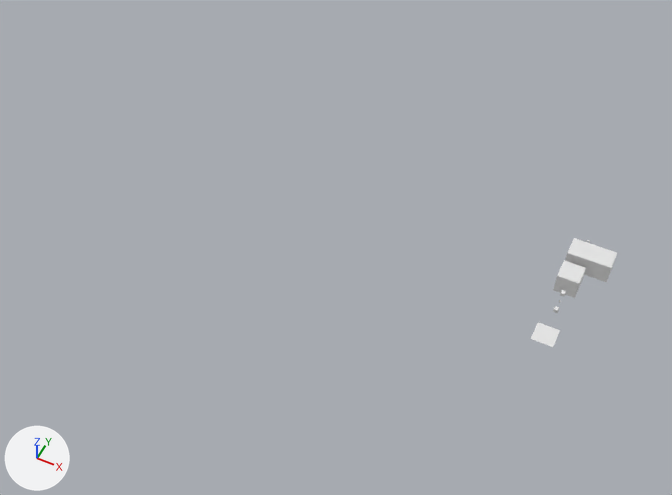
The FBX model Assets/Meshes/Meshes.fbx, before and after one commit.
Rendered twice from a 50 mm camera at (2.6, -27.4, 31.7) aimed at (-11.7, 1.2, -4.0). The axes (+X, +Y, +Z) are drawn at lower left. The lights are the same throughout. Where no turn or scale is listed for an object, it has been applied to the vertices.

In view in the first picture: 'LavaBox', 'Plane', 'RoadBox'.
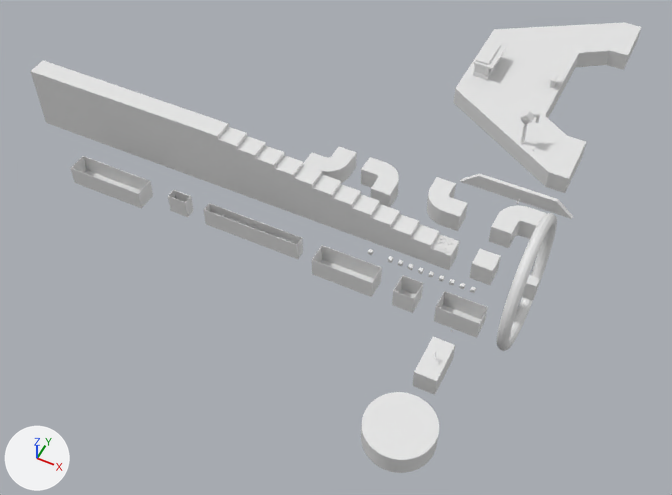
Where the newer file only moved an object's origin or applied its transform, the numbers keep the older frame.

Boxes (x1, y1, x2, y2) around the edits, measured in the pictures (672 x 495 px):
'Finish', added
    after: (31, 60, 459, 270)
'ZapravkaForward', added
    after: (454, 22, 641, 193)
'Cylinder', added
    after: (361, 392, 439, 473)
'Torus', added
    after: (497, 213, 557, 351)
'CubeLava4', added
    after: (71, 156, 153, 208)
'CubeLava2.003', added
    after: (204, 203, 303, 259)
'CubeLava3', added
    after: (312, 245, 382, 297)
'CubeLava2', added
    after: (434, 291, 488, 338)
'Tramplin', added
    after: (460, 174, 573, 219)
'ForwardToRight', added
    after: (489, 206, 546, 248)
'FlagRoad', added
    after: (412, 337, 455, 395)
'LeftToForward', added
    after: (427, 177, 468, 231)
'LavaBox', deleted
    before: (565, 238, 617, 282)
'ForwardToLeft', added
    after: (361, 157, 399, 207)
'RightToForward', added
    after: (303, 146, 357, 183)
'ZapravkaEnvironment', added
    after: (473, 41, 561, 144)
'CubeLava1', added
    after: (392, 275, 423, 313)
'CubeRoad', added
    after: (469, 249, 501, 285)
'RoadBox', deleted
    before: (553, 260, 586, 298)
'CubeLava2.004', added
    after: (168, 190, 194, 217)
'Plane', deleted
    before: (531, 322, 560, 347)
'CubeRoad.002', added
    after: (521, 275, 540, 301)
'ZapravkaCube', added
    after: (520, 110, 535, 124)

The change, as a list of edits to the scene's bpy script:
```text
Remove ob_lavabox:
    ob_lavabox = bpy.data.objects.new('LavaBox', me_cube_005)
Remove ob_roadbox:
    ob_roadbox = bpy.data.objects.new('RoadBox', me_cube_001)
Remove ob_plane:
    ob_plane = bpy.data.objects.new('Plane', me_plane)
Add ob_forwardtoleft:
    ob_forwardtoleft = bpy.data.objects.new('ForwardToLeft', me_cube_007)  # 488 vertices, 486 faces; spans x -1.49..0.5, y 0.0..2.0, z -0.5..0.5
    ob_forwardtoleft.location = (-9.71, 1.96, -0.32)
Add ob_cubelava3:
    ob_cubelava3 = bpy.data.objects.new('CubeLava3', me_cube_038)  # 16 vertices, 14 faces; spans x -3.0..0.0, y -0.5..0.5, z -0.5..0.5
    ob_cubelava3.location = (-7.66, -2.83, -0.33)
Add ob_righttoforward:
    ob_righttoforward = bpy.data.objects.new('RightToForward', me_cube_018)  # 488 vertices, 486 faces; spans x 0.0..2.0, y -0.5..1.49, z -0.5..0.5
    ob_righttoforward.location = (-13.94, 2.47, -0.32)
Add ob_forwardtoright:
    ob_forwardtoright = bpy.data.objects.new('ForwardToRight', me_cube)  # 488 vertices, 486 faces; spans x -0.5..1.5, y 0.0..1.99, z -0.5..0.5
    ob_forwardtoright.location = (-3.66, 2.17, -0.32)
Add ob_flagroad:
    ob_flagroad = bpy.data.objects.new('FlagRoad', me_cube_026)  # a box spanning x -1.0..0.0, y -1.5..0.5, z -0.5..0.5
    ob_flagroad.location = (-3.16, -5.33, -0.32)
Add ob_torus:
    ob_torus = bpy.data.objects.new('Torus', me_torus)  # a torus around x (ring radius 2.98, tube radius 0.27) spanning x -0.27..0.27, y -3.25..3.25, z -3.25..3.25
    ob_torus.location = (-1.66, 0.17, -0.32)
Add ob_cubelava2_004:
    ob_cubelava2_004 = bpy.data.objects.new('CubeLava2.004', me_cube_040)  # 16 vertices, 14 faces; spans x -1.0..0.0, y -0.25..0.25, z -0.5..0.5
    ob_cubelava2_004.location = (-17.66, -2.58, -0.33)
Add ob_finish:
    ob_finish = bpy.data.objects.new('Finish', me_cube_025)  # 214 vertices, 225 faces; spans x -23.0..0.0, y -0.5..0.5, z -0.8..2.6
    ob_finish.location = (-5.15, 0.17, -0.02)
Add ob_zapravkacube:
    ob_zapravkacube = bpy.data.objects.new('ZapravkaCube', me_plane_003)  # 896 vertices, 774 faces; spans x -2.694..-2.063, y 1.216..1.719, z 1.854..2.483
    ob_zapravkacube.location = (-2.4, 6.87, -0.32)
Add ob_cuberoad:
    ob_cuberoad = bpy.data.objects.new('CubeRoad', me_cube_016)  # a box spanning x -0.5..0.5, y -0.5..0.5, z -0.5..0.5
    ob_cuberoad.location = (-3.66, 0.17, -0.32)
Add ob_cubelava2_003:
    ob_cubelava2_003 = bpy.data.objects.new('CubeLava2.003', me_cube_039)  # 16 vertices, 14 faces; spans x -4.98..0.02, y -0.25..0.25, z -0.53..0.47
    ob_cubelava2_003.location = (-11.67, -2.58, -0.3)
Add ob_cubelava1:
    ob_cubelava1 = bpy.data.objects.new('CubeLava1', me_cube_037)  # 16 vertices, 14 faces; spans x -1.0..0.0, y -0.5..0.5, z -0.5..0.5
    ob_cubelava1.location = (-5.66, -2.83, -0.33)
Add ob_cubelava4:
    ob_cubelava4 = bpy.data.objects.new('CubeLava4', me_cube_019)  # 16 vertices, 14 faces; spans x -4.01..0.0, y -0.5..0.5, z -0.5..0.5
    ob_cubelava4.location = (-20.0, -2.83, -0.33)
Add ob_cuberoad_002:
    ob_cuberoad_002 = bpy.data.objects.new('CubeRoad.002', me_cube_041)  # a box spanning x -0.5..0.5, y -0.5..0.0, z -0.5..0.5
    ob_cuberoad_002.location = (-1.66, 0.17, -0.32)
Add ob_cubelava2:
    ob_cubelava2 = bpy.data.objects.new('CubeLava2', me_cube_017)  # 16 vertices, 14 faces; spans x -2.0..0.0, y -0.5..0.5, z -0.5..0.5
    ob_cubelava2.location = (-2.66, -2.83, -0.33)
Add ob_lefttoforward:
    ob_lefttoforward = bpy.data.objects.new('LeftToForward', me_cube_003_1)  # 488 vertices, 486 faces; spans x -1.99..0.0, y -0.5..1.5, z -0.5..0.5
    ob_lefttoforward.location = (-5.69, 2.62, -0.32)
Add ob_cylinder:
    ob_cylinder = bpy.data.objects.new('Cylinder', me_cylinder)  # a 128-sided cylinder along z spanning x -1.5..1.5, y -1.5..1.5, z -0.5..0.5
    ob_cylinder.location = (-3.65, -9.33, -0.32)
Add ob_tramplin:
    ob_tramplin = bpy.data.objects.new('Tramplin', me_cube_002)  # 12 vertices, 12 faces; spans x -2.9..2.9, y -0.1..0.1, z -0.39..0.39
    ob_tramplin.location = (-4.0, 5.61, -0.61)
Add ob_zapravkaenvironment:
    ob_zapravkaenvironment = bpy.data.objects.new('ZapravkaEnvironment', me_plane_002)  # 683 vertices, 488 faces; spans x -6.59..-1.86, y 1.19..7.6, z 0.47..2.26
    ob_zapravkaenvironment.location = (-2.4, 6.87, -0.32)
Add ob_zapravkaforward:
    ob_zapravkaforward = bpy.data.objects.new('ZapravkaForward', me_plane_001)  # 24 vertices, 22 faces; spans x -7.0..0.5, y 0.0..14.0, z -0.5..0.5
    ob_zapravkaforward.location = (-2.4, 6.87, -0.32)
```
